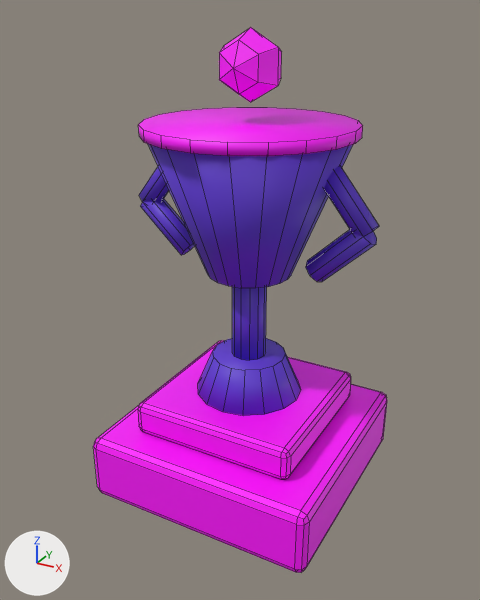
The FBX model pet-race-league/models/fbx/TrophyStatue.fbx: old version first, new version second.
One viewpoint serves both versions: a 50 mm camera at (8.35, -15.74, 13.74) aimed at (-0.11, -0.36, 6.05). The lights are fixed; the arrows at lower left show +X, +Y and +Z. The older version comes first. Mesh edges are drawn as thin lines.

In view in the first picture: 'TrophyStatue'.
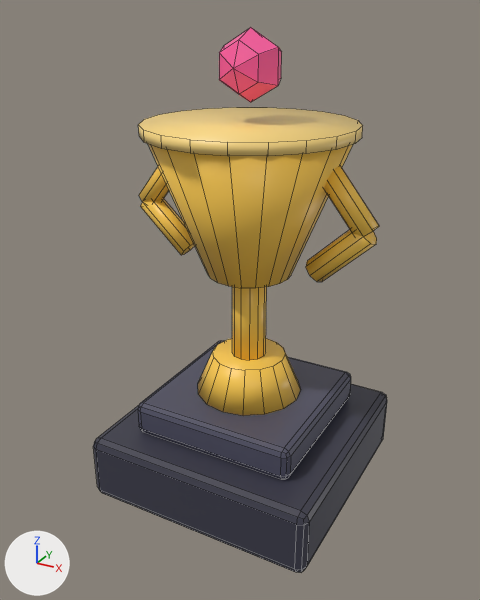
Location of each change, [x1, y1, x2, y2] in pixels of the pictures (480 x 600 px):
part 1 of me_trophystatue, surface changed: [93, 28, 387, 573] in both

What the commit changed:
me_trophystatue has 332 vertices, 248 faces and spans x -3.67..3.67, y -3.5..3.5, z 0.0..13.3.
me_trophystatue is used by ob_trophystatue; location (0.0, 0.0, 0.0).
me_trophystatue part 1: 248 kept faces spanning x -3.67..3.67, y -3.5..3.5, z 0.0..13.3 get new texture (UV) coordinates.
